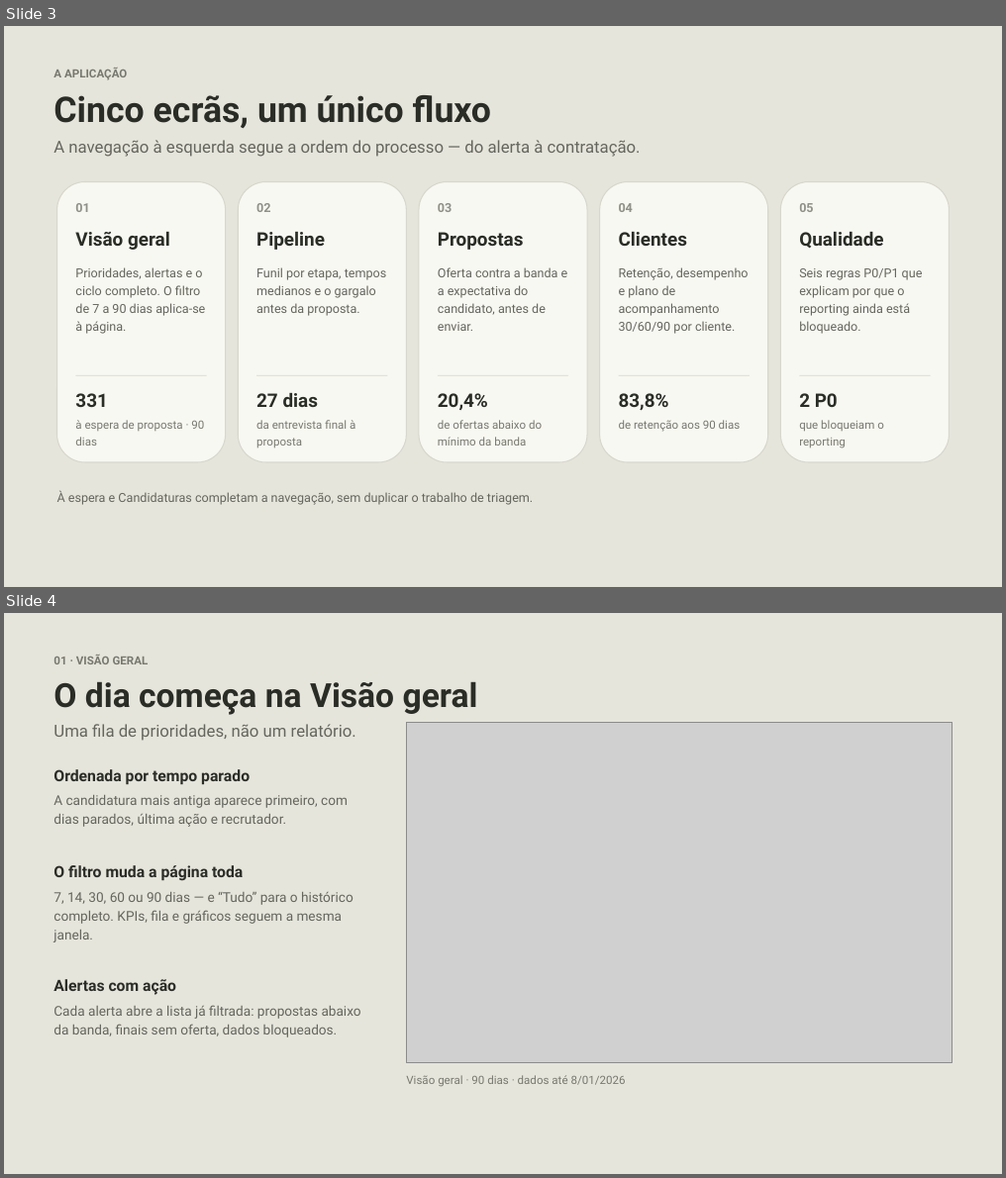
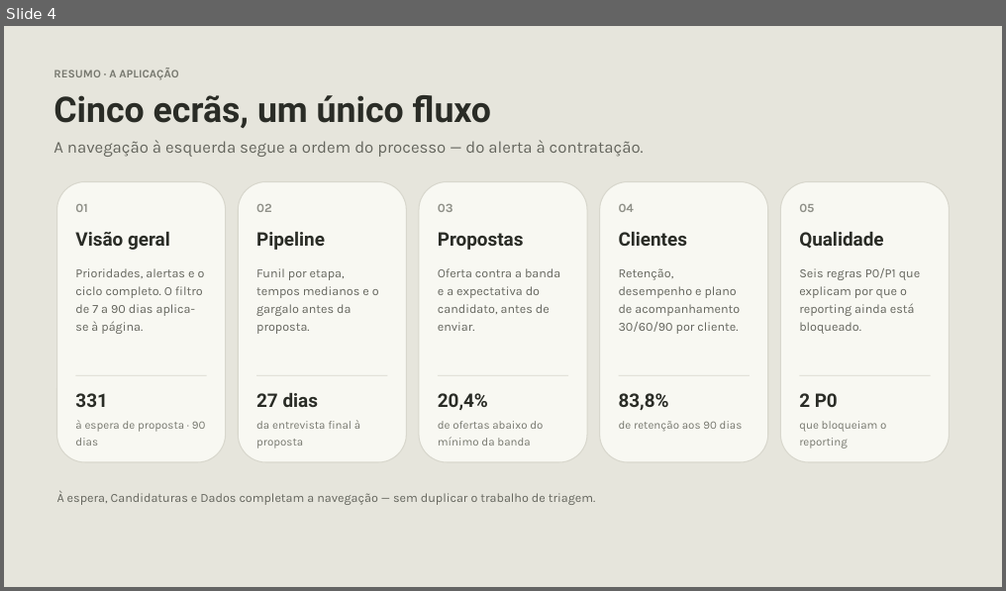
Before and after one commit to charlesaobirch/hackathon-recrutamento, a slide deck: apresentacao/farol-resumo-5min.pptx. Shown one above the other, each under a label of ours: slides 3 and 4 before the commit, slide 4 after it. The pictures are 1006x1178 and 1006x591 pixels, drawn with LibreOffice and Linux fonts; fonts in the diff are those of the drawing; grey boxes stand for pictures. Boxes give left, top, right and bottom in pixels: in the first picture for what was removed or moved away, otherwise in the second. Text is boxed around its words. In the diff, an @@ line names an element or a change of style, - is before the commit and + after.

```diff
--- a/apresentacao/farol-resumo-5min.pptx
+++ b/apresentacao/farol-resumo-5min.pptx
@@ slide 4 removed at (x1=4, y1=613, x2=1002, y2=1174), background #E6E5DC @@
@@ text removed at (x1=54, y1=655, x2=149, y2=664) @@
-01 · VISÃO GERAL
@@ text removed at (x1=54, y1=682, x2=478, y2=715) @@
-O dia começa na Visão geral
@@ text removed at (x1=54, y1=724, x2=356, y2=741) @@
-Uma fila de prioridades, não um relatório.
@@ picture removed at (x1=407, y1=722, x2=952, y2=1062) @@
@@ text removed at (x1=54, y1=769, x2=250, y2=784) @@
-Ordenada por tempo parado
@@ text removed at (x1=54, y1=795, x2=348, y2=827) @@
-A candidatura mais antiga aparece primeiro, com dias parados, última ação e recrutador.
@@ text removed at (x1=54, y1=865, x2=243, y2=881) @@
-O filtro muda a página toda
@@ text removed at (x1=54, y1=892, x2=353, y2=943) @@
-7, 14, 30, 60 ou 90 dias — e “Tudo” para o histórico completo. KPIs, fila e gráficos seguem a mesma janela.
@@ text removed at (x1=54, y1=979, x2=176, y2=995) @@
-Alertas com ação
@@ text removed at (x1=54, y1=1005, x2=361, y2=1038) @@
-Cada alerta abre a lista já filtrada: propostas abaixo da banda, finais sem oferta, dados bloqueados.
@@ text removed at (x1=406, y1=1075, x2=626, y2=1087) @@
-Visão geral · 90 dias · dados até 8/01/2026
@@ what was slide 3 is now slide 4 @@
@@ slide 4 changed as well @@
@@ text at (x1=54, y1=68, x2=178, y2=79): text changed; font Roboto to Karla @@
-A APLICAÇÃO
+RESUMO · A APLICAÇÃO
@@ font Roboto to Karla in 12 elements at (x1=54, y1=140, x2=644, y2=157), (x1=438, y1=204, x2=453, y2=212), (x1=75, y1=269, x2=205, y2=334), (x1=256, y1=269, x2=379, y2=334), (x1=438, y1=269, x2=560, y2=331), (x1=619, y1=269, x2=740, y2=334), (x1=799, y1=269, x2=920, y2=334), (x1=75, y1=420, x2=206, y2=446), (x1=256, y1=420, x2=360, y2=449), (x1=438, y1=421, x2=543, y2=446), (x1=619, y1=421, x2=743, y2=432), (x1=799, y1=421, x2=886, y2=449) @@
@@ text at (x1=57, y1=491, x2=596, y2=505): text changed; font Roboto to Karla @@
-À espera e Candidaturas completam a navegação, sem duplicar o trabalho de triagem.
+À espera, Candidaturas e Dados completam a navegação — sem duplicar o trabalho de triagem.
```
Also in this commit, not shown: 4 other slides changed, 3 other slides removed, 27 other files.
